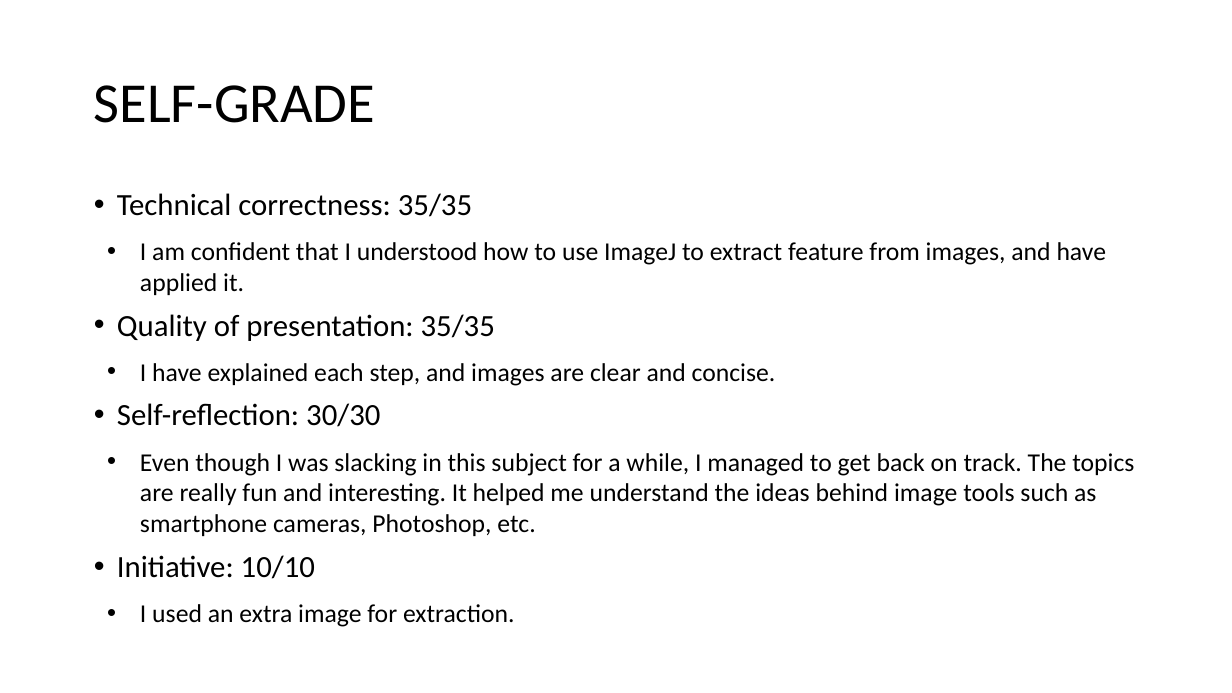
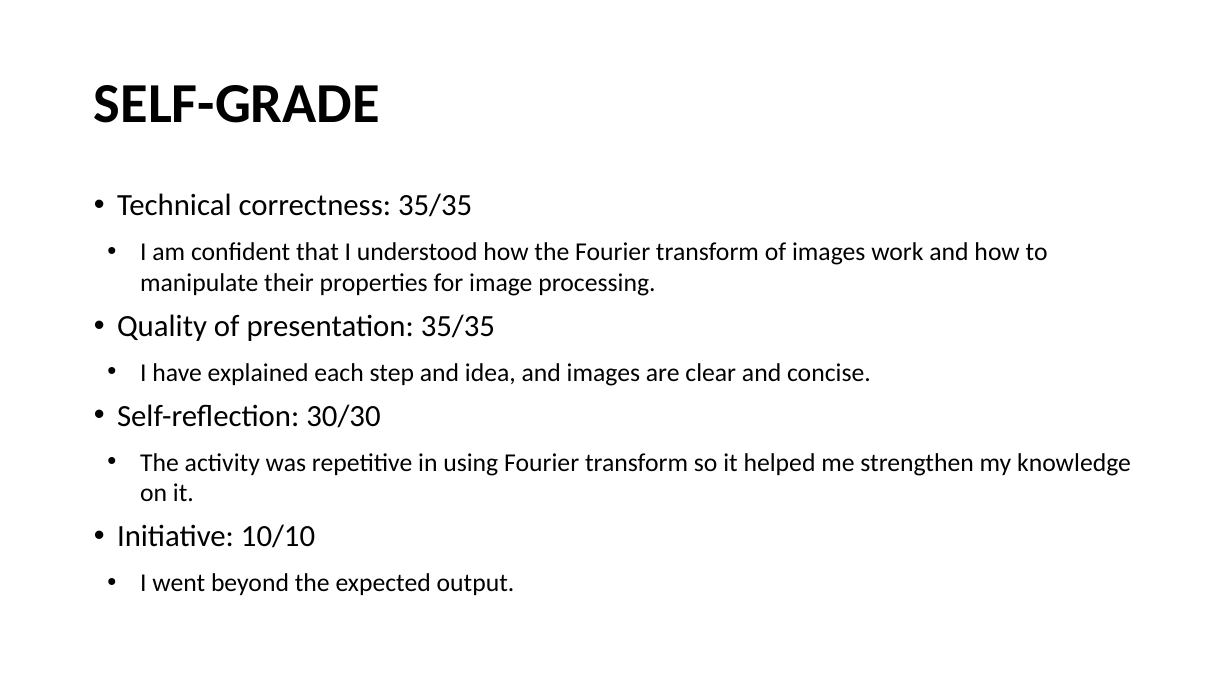
Before and after one commit to genvert/AP_157_FX-2_Vertudez, a slide deck: slide 12 of Activity 06/Vertudez_Activity_6_Report.pptx. Drawn at 1232x693 pixels with LibreOffice and Linux fonts; fonts in the diff are those of the drawing. Boxes give left, top, right and bottom in pixels: in the first picture for what was removed or moved away, otherwise in the second. Text is boxed around its words. In the diff, an @@ line names an element or a change of style, - is before the commit and + after.

Commit message:
ppts

```diff
--- a/Activity 06/Vertudez_Activity_6_Report.pptx
+++ b/Activity 06/Vertudez_Activity_6_Report.pptx
@@ title "SELF-GRADE" at (94,85,380,123): bold on @@
@@ text at (140,242,1048,296): text changed @@
-  • I am confident that I understood how to use ImageJ to extract feature from images, and have applied it.
+  • I am confident that I understood how the Fourier transform of images work and how to manipulate their properties for image processing.
@@ text at (140,363,871,386): text changed @@
-  • I have explained each step, and images are clear and concise.
+  • I have explained each step and idea, and images are clear and concise.
@@ text at (140,453,1131,501): text changed @@
-  • Even though I was slacking in this subject for a while, I managed to get back on track. The topics are really fun and interesting. It helped me understand the ideas behind image tools such as smartphone cameras, Photoshop, etc.
+  • The activity was repetitive in using Fourier transform so it helped me strengthen my knowledge on it.
@@ text at (140,573,515,595): text changed @@
-  • I used an extra image for extraction.
+  • I went beyond the expected output.
```
Also in this commit, not shown: 11 other slides changed, 1 slide added, 6 other files.
